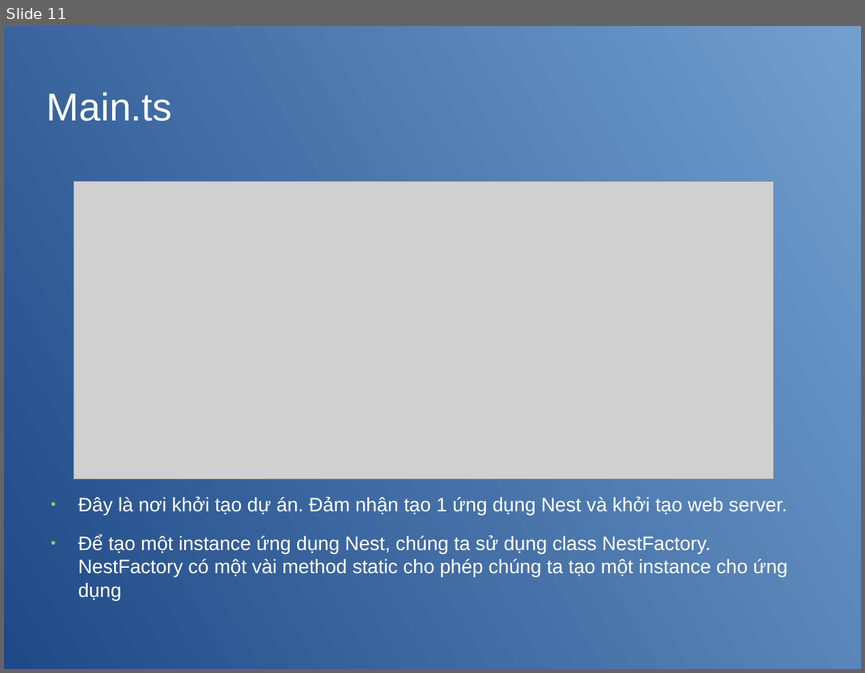
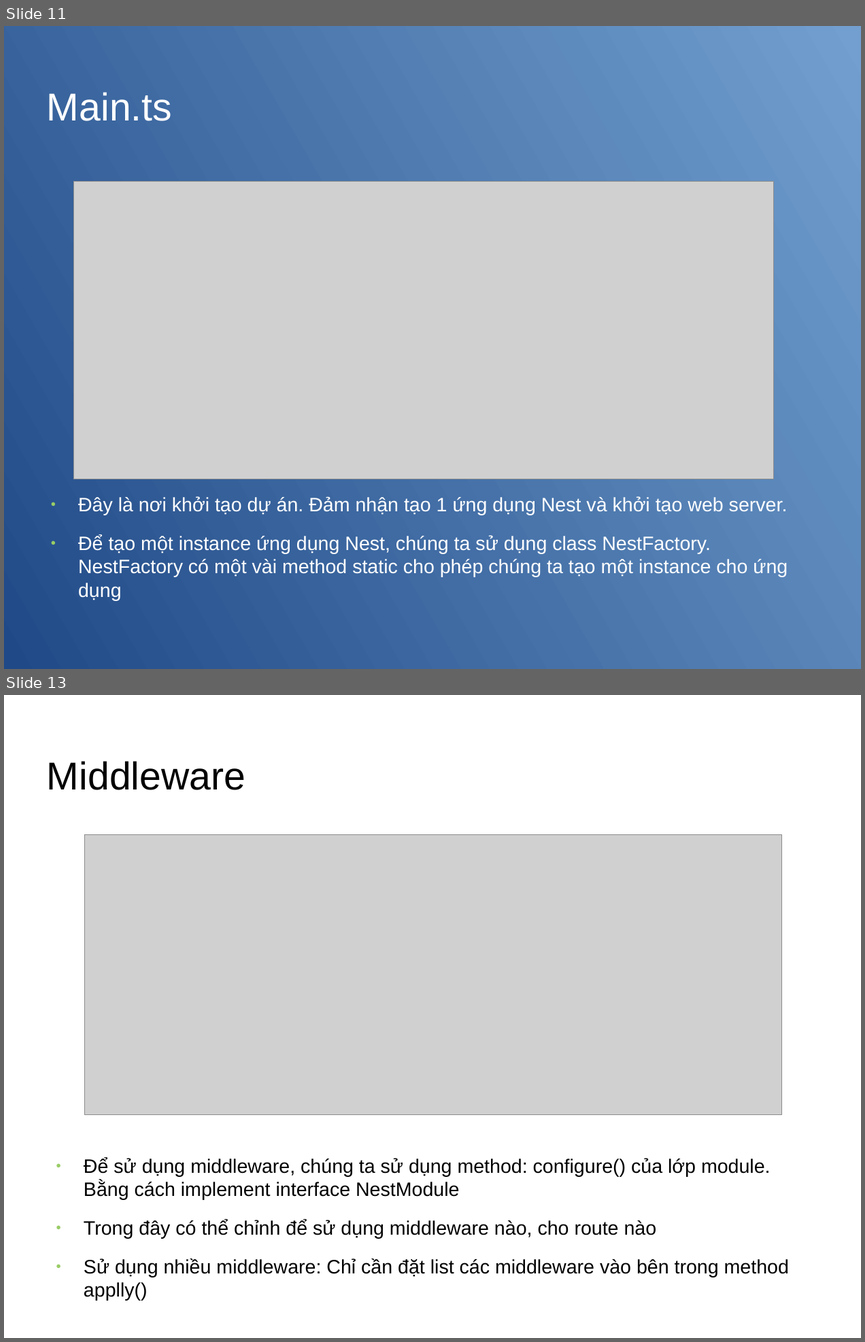
Before and after one commit to ngtrdai197/Seminar-Intro-Nestjs-GraphQL, a slide deck: nestjs.odp. Shown one above the other, each under a label of ours: slide 11 before the commit, slides 11 and 13 after it; the slides between them are not shown. The pictures are 865x673 and 865x1342 pixels, drawn with LibreOffice and Linux fonts; fonts in the diff are those of the drawing; grey boxes stand for pictures; background and template pictures are left out. Boxes give left, top, right and bottom in pixels: in the first picture for what was removed or moved away, otherwise in the second. Text is boxed around its words. In the diff, an @@ line names an element or a change of style, - is before the commit and + after.

```diff
--- a/nestjs.odp
+++ b/nestjs.odp
@@ slide 13 added at [4, 695, 861, 1338], background picture (left out) @@
@@ title added at [47, 761, 245, 790], 36 pt, text #000000 @@
+Middleware
@@ picture added at [85, 835, 781, 1115] @@
@@ text added at [84, 1158, 789, 1301], 18 pt, text #000000 @@
+● Để sử dụng middleware, chúng ta sử dụng method: configure() của lớp module. Bằng cách implement interface NestModule
+● Trong đây có thể chỉnh để sử dụng middleware nào, cho route nào
+● Sử dụng nhiều middleware: Chỉ cần đặt list các middleware vào bên trong method applly()
```
Also in this commit, not shown: 1 slide changed, 9 other slides added, 17 other files.
